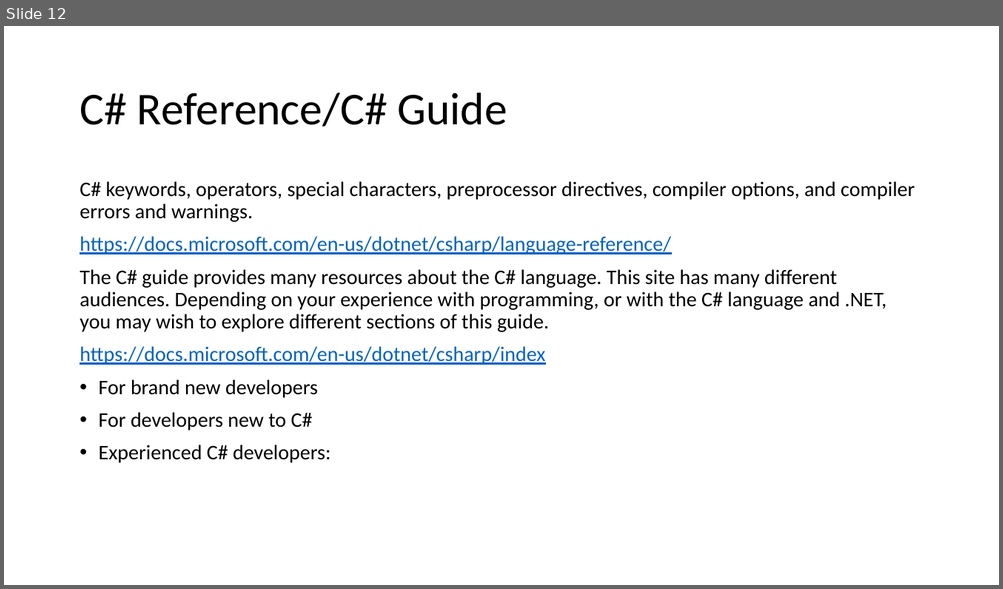
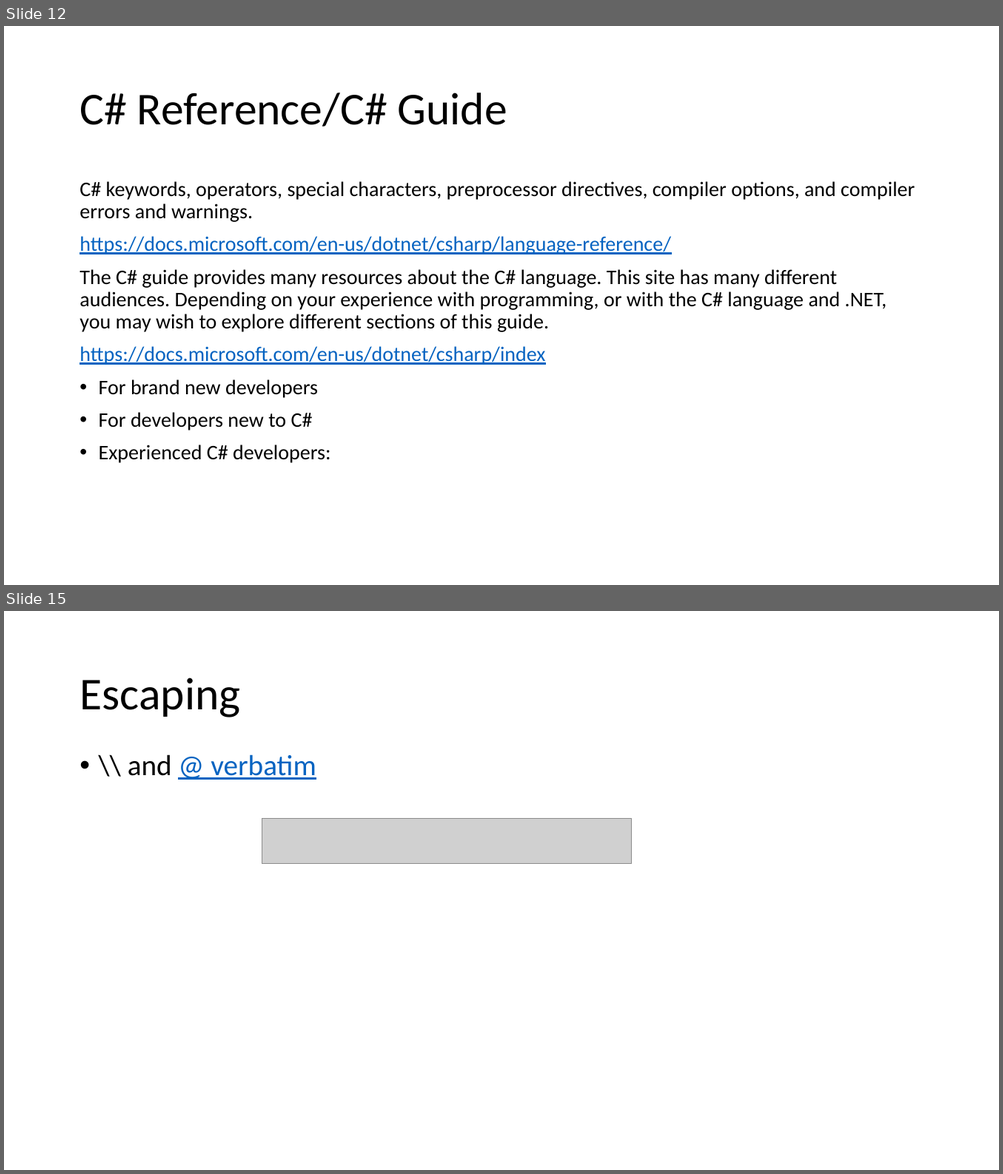
Before and after one commit to karenpayneoregon/VisualStudioEducation, a slide deck: PowerPoint/Working with Visual Studio.pptx. Shown one above the other, each under a label of ours: slide 12 before the commit, slides 12 and 15 after it; the slides between them are not shown. The pictures are 1003x589 and 1003x1174 pixels, drawn with LibreOffice and Linux fonts; fonts in the diff are those of the drawing; grey boxes stand for pictures. Boxes give left, top, right and bottom in pixels: in the first picture for what was removed or moved away, otherwise in the second. Text is boxed around its words. In the diff, an @@ line names an element or a change of style, - is before the commit and + after.

```diff
--- a/PowerPoint/Working with Visual Studio.pptx
+++ b/PowerPoint/Working with Visual Studio.pptx
@@ slide 15 added at (x1=4, y1=611, x2=999, y2=1170), background #FFFFFF @@
@@ title added at (x1=79, y1=678, x2=240, y2=718), 44 pt, text #000000 @@
+Escaping
@@ text added at (x1=128, y1=755, x2=316, y2=780), 28 pt, text #0563C1, underline @@
+• \\ and @ verbatim
@@ picture added at (x1=262, y1=819, x2=632, y2=864) @@
```
Also in this commit, not shown: 6 other slides added, 54 other files.
